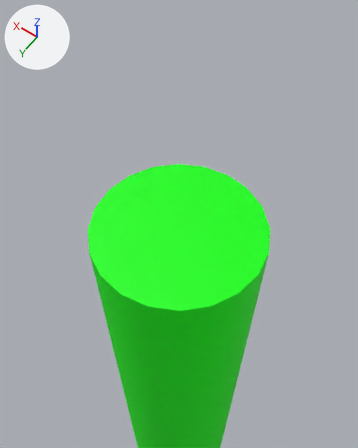
Before and after pictures for a commit that changed the FBX model Assets/Object3D/Enemy/Enemy_appean.fbx.
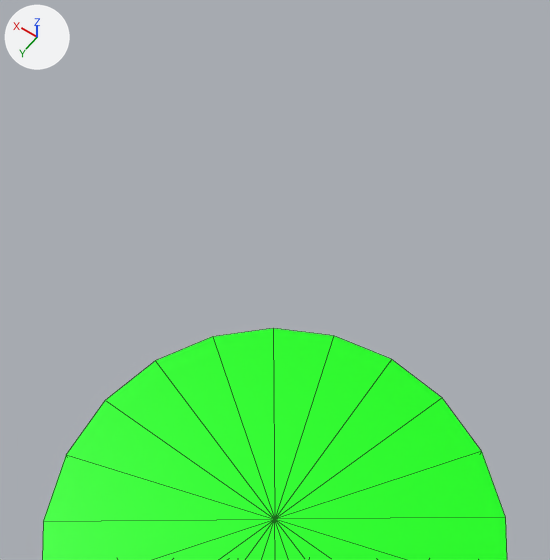
Each version is shown from a 50 mm lens placed at (-0.00577, 0.00808, 0.10667), pointed at (-0.0017, 0.00238, 0.09771), then close up from a 50 mm lens placed at (-0.00213, 0.00298, 0.10342), pointed at (-0.00036, 0.0005, 0.09952). The axes (+X, +Y, +Z) are drawn at upper left. The lights are the same throughout. The close-ups show mesh edges as thin lines. Where no turn or scale is listed for an object, it has been applied to the vertices.

The scene before the commit, as lines of its bpy script (objects in view):
```python
me_mesh = bpy.data.meshes.new('Mesh')
me_mesh.from_pydata(...)  # 822 vertices, 840 faces; spans x -0.003..0.003, y -0.003..0.003, z -0.05..0.05
me_mesh.materials.append(mat_body)  # green #00ff00
ob_pcylinder5 = bpy.data.objects.new('pCylinder5', me_mesh)
ob_pcylinder5.location = (0.0, 0.0, 0.043698)
```
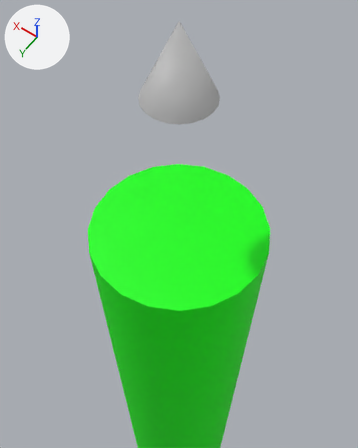
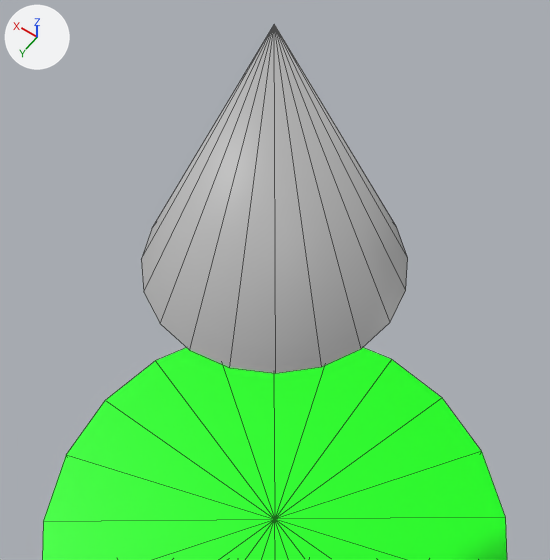
What changed in the scene script:
```text
Add mat_lambert1:
    mat_lambert1 = principled_material('lambert1')
    mat_lambert1.base_color = (0.5, 0.5, 0.5)  # grey #bcbcbc
Add me_mesh_001:
    me_mesh_001.from_pydata(...)  # a 20-sided cone pointing to +z spanning x -0.001..0.001, y -0.001..0.001, z -0.001..0.001
    me_mesh_001.materials.append(mat_lambert1)  # grey #bcbcbc
Add ob_face:
    ob_face = bpy.data.objects.new('face', me_mesh_001)
    ob_face.location = (0.0, 0.0, 0.1)
```

Pixel boxes (x1, y1, x2, y2) of what changed, in the close-ups (550 x 560 px):
'face', added: after (141, 24, 408, 373)
